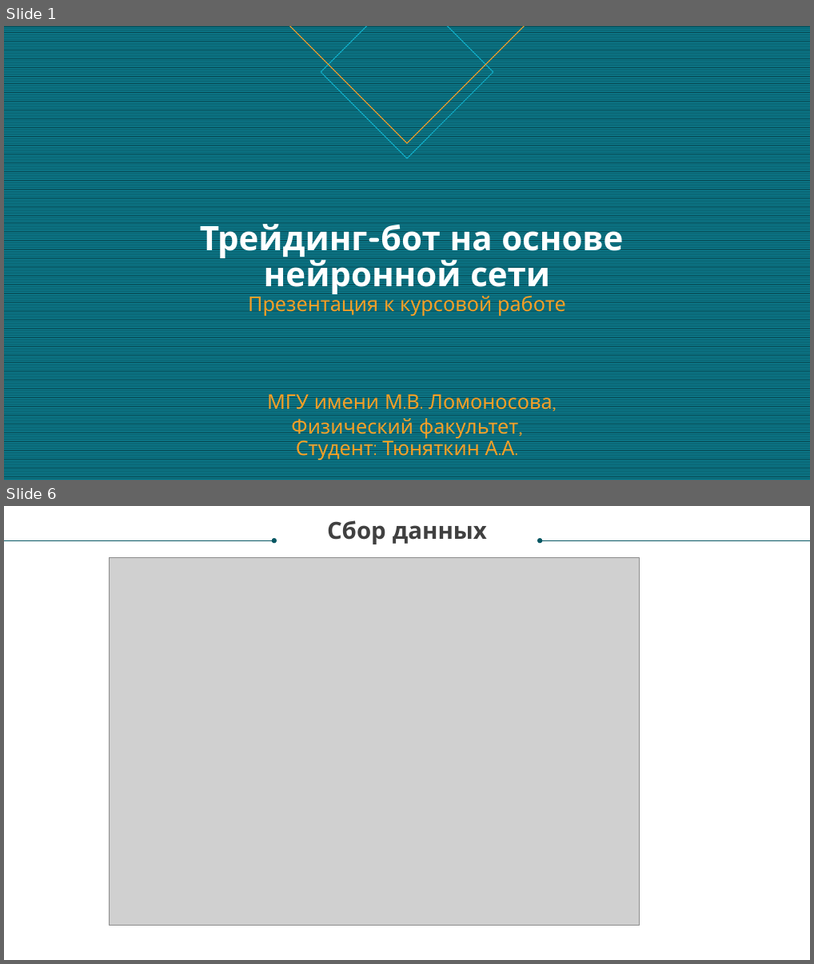
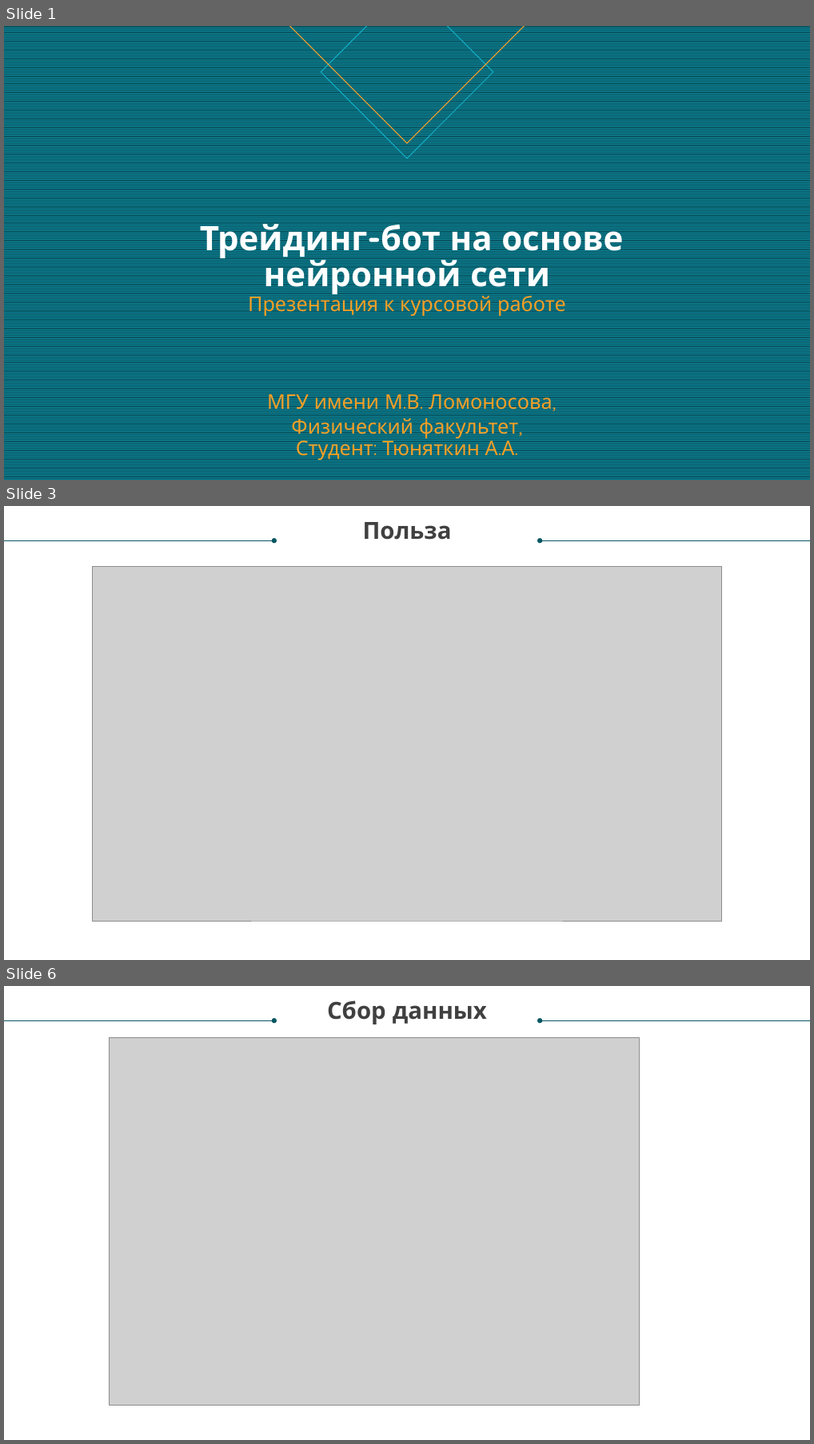
Before and after one commit to andtun/TradingBot-CourseWork, a slide deck: presentation.pptx. Shown one above the other, each under a label of ours: slides 1 and 6 before the commit, slides 1, 3 and 6 after it; the slides between them are not shown. The pictures are 814x964 and 814x1444 pixels, drawn with LibreOffice and Linux fonts; fonts in the diff are those of the drawing; grey boxes stand for pictures. Boxes give left, top, right and bottom in pixels: in the first picture for what was removed or moved away, otherwise in the second. Text is boxed around its words. In the diff, an @@ line names an element or a change of style, - is before the commit and + after.

```diff
--- a/presentation.pptx
+++ b/presentation.pptx
@@ slide 3 added at bbox=[4, 506, 810, 960], background #FFFFFF @@
@@ text added at bbox=[363, 522, 452, 540], 28 pt, text #404040, bold @@
+Польза
@@ arrow added from (4, 540) to (274, 540), #085764 0.5 pt @@
@@ arrow added from (810, 540) to (540, 540), #085764 0.5 pt @@
@@ picture added at bbox=[92, 567, 722, 921] @@
```
Also in this commit, not shown: 4 slides changed, 6 other slides added, 3 slides removed, 1 other file.
